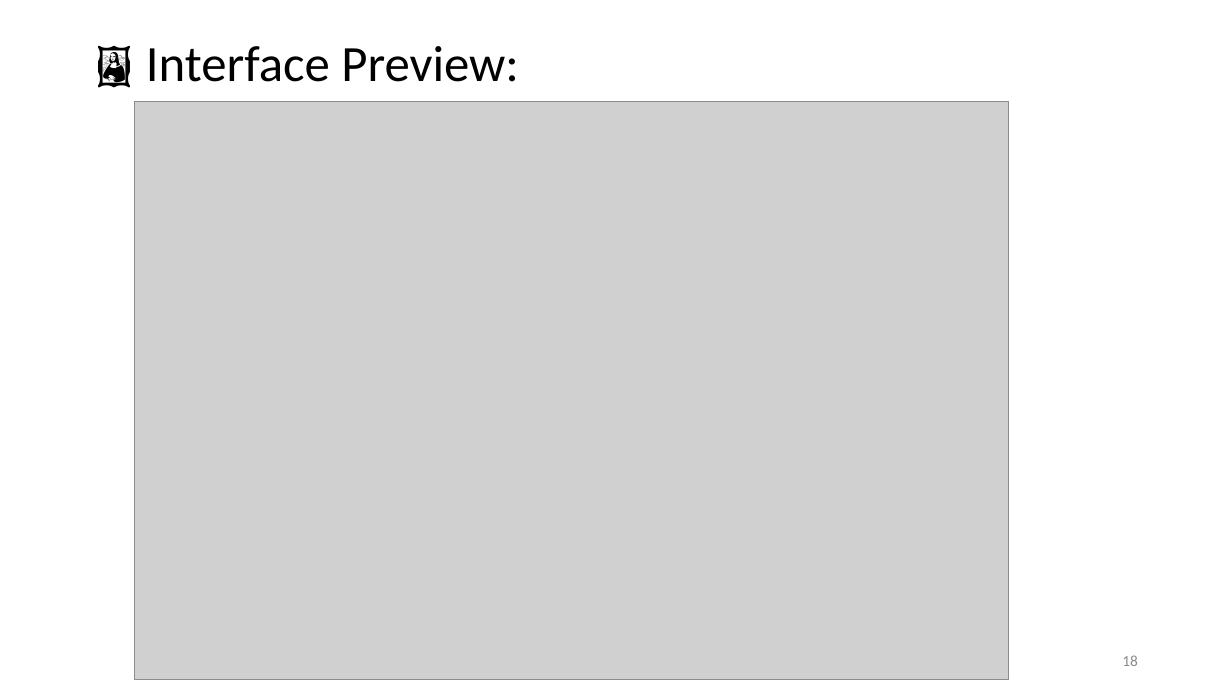
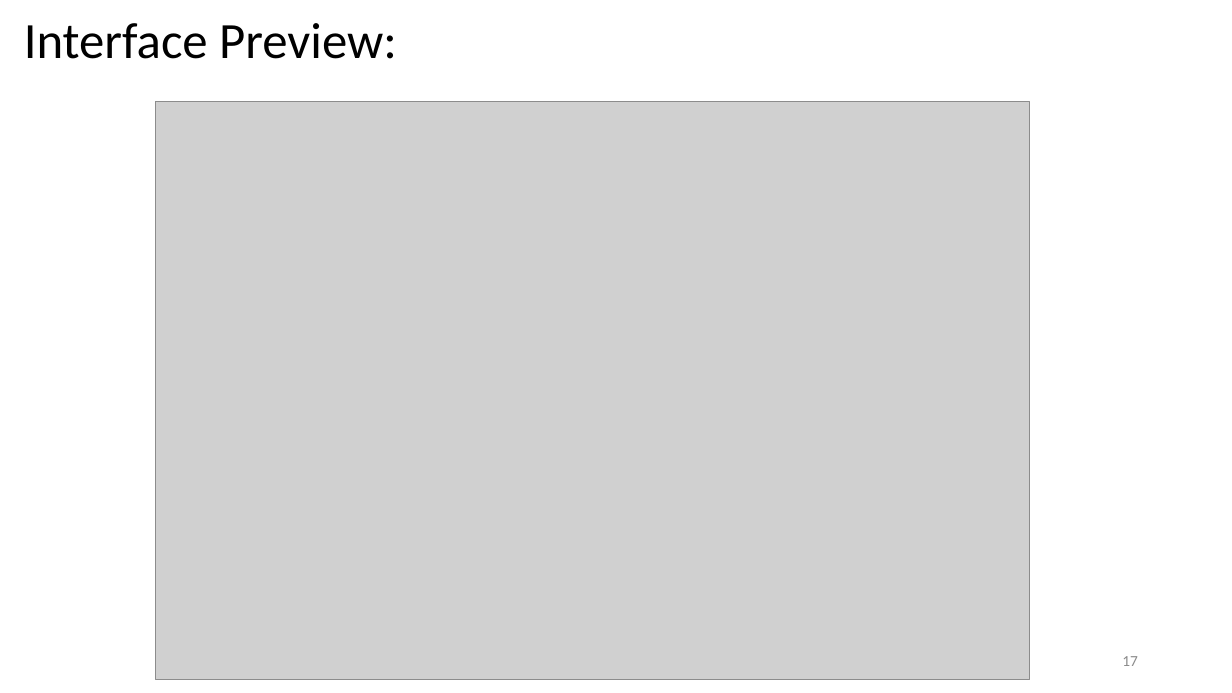
Before and after one commit to lopamudra01/sale, a slide deck: slide 17 of Marketing Experiment Analysis for a Fast-Food Chain ..pptx (slide 18 before the commit). Drawn at 1232x693 pixels with LibreOffice and Linux fonts; fonts in the diff are those of the drawing; grey boxes stand for pictures. Boxes give left, top, right and bottom in pixels: in the first picture for what was removed or moved away, otherwise in the second. Text is boxed around its words. In the diff, an @@ line names an element or a change of style, - is before the commit and + after.

```diff
--- a/Marketing Experiment Analysis for a Fast-Food Chain ..pptx
+++ b/Marketing Experiment Analysis for a Fast-Food Chain ..pptx
@@ title at box(24, 23, 397, 59): text changed @@
-🖼️ Interface Preview:
+Interface Preview:
@@ picture: place and size @@
-picture at box(135, 102, 1009, 679)
+picture at box(156, 102, 1031, 679)
@@ page number at box(1122, 656, 1138, 666): text changed @@
-18
+17
```
Also in this commit, not shown: 10 other slides changed, 1 slide removed.
